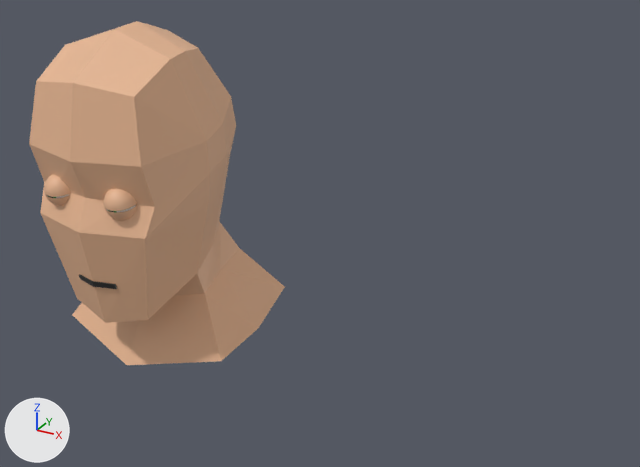
Two versions of the Blender file narrative adult head.blend, one commit apart.
One viewpoint serves both versions: a 50 mm camera at (0.786, -0.908, 0.412) aimed at (0.271, 0.029, -0.056). The lights are fixed; the arrows at lower left show +X, +Y and +Z. The older version comes first.

In view in the first picture: 'Sphere', 'big man.001' and 1 more.
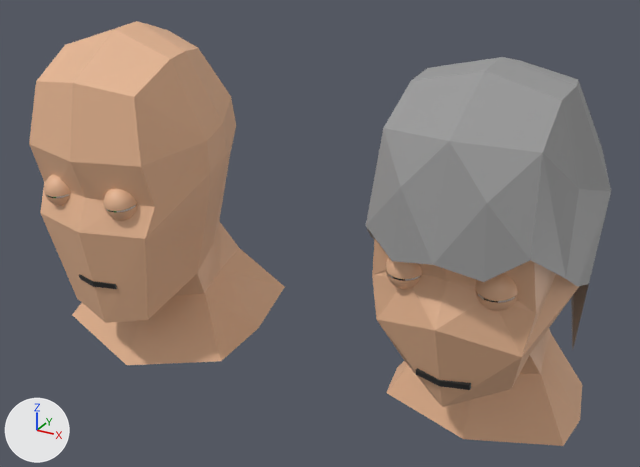
Changed parts and their boxes [x1, y1, x2, y2] in the pictures (640 x 467 px):
'big man.002', added: after [366, 57, 611, 446]
    faces in mat_hair (grey #9a9a9a): [366, 57, 611, 350]
    faces in mat_head (beige #e7b692): [372, 239, 582, 446]
'Sphere.001', added: after [386, 257, 518, 311]
    faces in mat_head (beige #e7b692): [386, 257, 518, 311]
'Cube.001', added: after [416, 368, 471, 390]

Edits to the bpy script that builds the scene:
```text
Add mat_hair:
    mat_hair = principled_material('hair')
    mat_hair.base_color = (0.322, 0.322, 0.322)  # grey #9a9a9a
Add mat_eye_4:
    mat_eye_4 = principled_material('eye 4')
    mat_eye_4.base_color = (0.13, 0.0565, 0.0102)  # brown #65431a
Add me_cube_001:
    me_cube_001.from_pydata(...)  # 59 vertices, 49 faces; spans x 0.0..0.127, y -0.155..0.168, z -0.273..0.204
    # faces by material slot: [23, 26]
    me_cube_001.materials.append(mat_head)  # beige #e7b692
    me_cube_001.materials.append(mat_hair)  # grey #9a9a9a
Add me_sphere_001:
    me_sphere_001.from_pydata(...)  # 343 vertices, 320 faces; spans x -1.1..1.1, y -1.14..1.16, z -0.46..1.06
    me_sphere_001.polygons.foreach_set('use_smooth', [True] * 320)
    # faces by material slot: [128, 160, 16, 16]
    me_sphere_001.materials.append(mat_eye)  # white #e7e7e7
    me_sphere_001.materials.append(mat_head)  # beige #e7b692
    me_sphere_001.materials.append(mat_eye_2)  # black #2b2b2b
    me_sphere_001.materials.append(mat_eye_4)  # brown #65431a
Add ob_cube_001:
    ob_cube_001 = bpy.data.objects.new('Cube.001', me_cube.copy())  # the mesh of ob_cube
    ob_cube_001.parent = ob_big_man_002
    ob_cube_001.location = (0.000788, -0.104, -0.132)
    ob_cube_001.scale = (0.0319, 0.0135, 0.00382)
    _m = ob_cube_001.modifiers.new('Mirror', 'MIRROR')
    _m.use_clip = True
Add ob_big_man_002:
    ob_big_man_002 = bpy.data.objects.new('big man.002', me_cube_001)
    ob_big_man_002.location = (0.5, 0.0, 0.0)
    _m = ob_big_man_002.modifiers.new('Mirror', 'MIRROR')
    _m.use_clip = True
Add ob_sphere_001:
    ob_sphere_001 = bpy.data.objects.new('Sphere.001', me_sphere_001)
    ob_sphere_001.parent = ob_big_man_002
    ob_sphere_001.location = (0.0513, -0.102, -0.00968)
    ob_sphere_001.rotation_euler = (1.747, 0.0, 0.0)  # degrees (100, 0, 0)
    ob_sphere_001.scale = (0.0201, 0.0201, 0.0201)
    _m = ob_sphere_001.modifiers.new('Mirror', 'MIRROR')
    _m.mirror_object = ob_big_man_002
```
